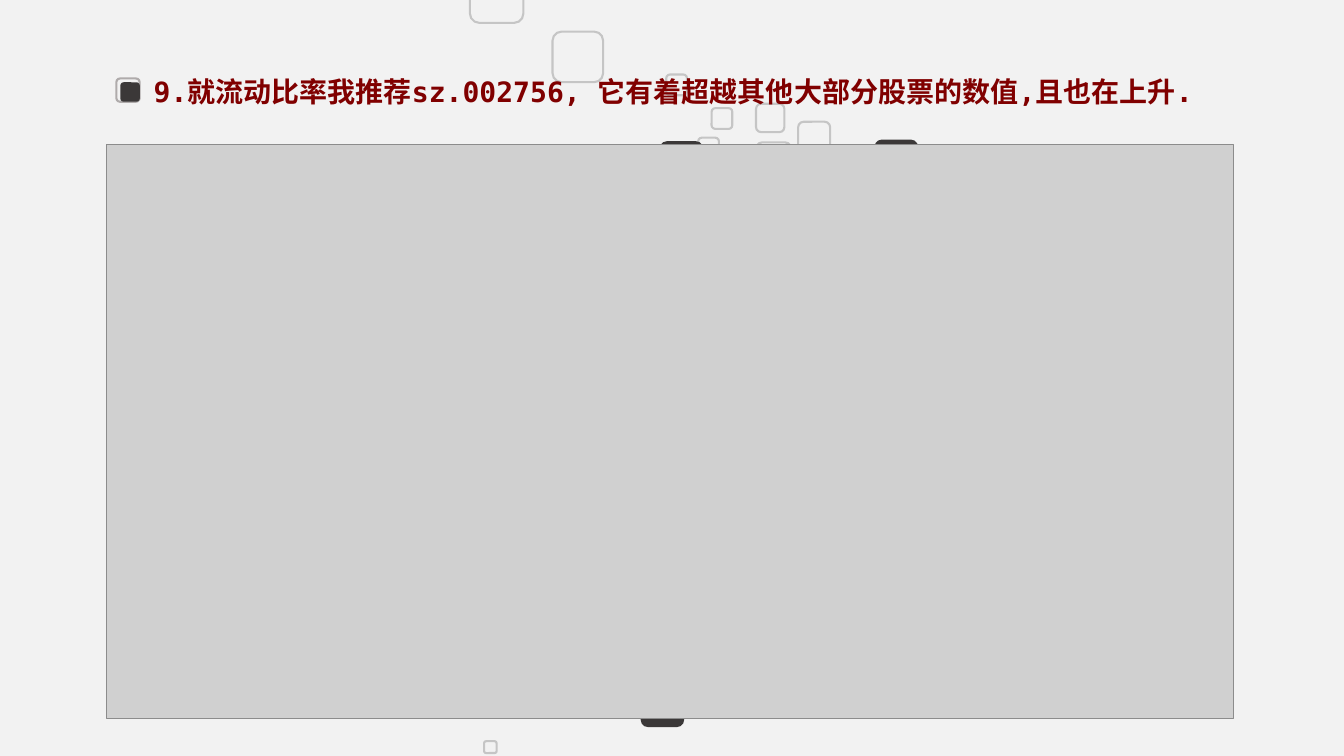
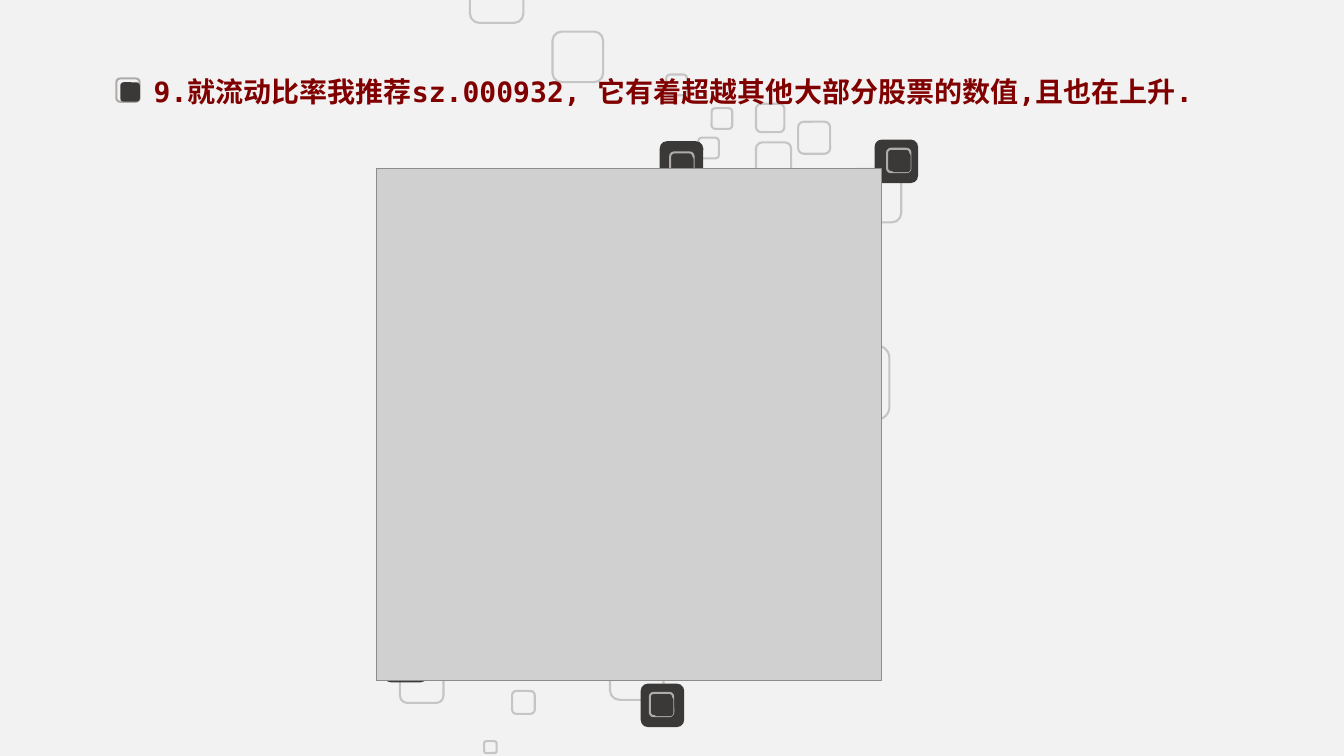
Before and after one commit to Astronecsys/Data_Analyst_FJNU, a slide deck: slide 17 of Presentations/Slice.pptx. Drawn at 1344x756 pixels with LibreOffice and Linux fonts; fonts in the diff are those of the drawing; grey boxes stand for pictures. Boxes give left, top, right and bottom in pixels: in the first picture for what was removed or moved away, otherwise in the second. Text is boxed around its words. In the diff, an @@ line names an element or a change of style, - is before the commit and + after.

```diff
--- a/Presentations/Slice.pptx
+++ b/Presentations/Slice.pptx
@@ background #F2F2F2 to #D6D6D6 @@
@@ text at [154, 74, 1193, 110]: text changed @@
-9.就流动比率我推荐sz.002756, 它有着超越其他大部分股票的数值,且也在上升.
+9.就流动比率我推荐sz.000932, 它有着超越其他大部分股票的数值,且也在上升.
@@ picture removed at [107, 144, 1234, 719] @@
@@ rounded rectangle added at [887, 149, 910, 172], outline #AFABAB 1.5 pt @@
@@ picture added at [376, 169, 882, 682] @@
@@ rounded rectangle added at [670, 152, 694, 175], outline #AFABAB 1.5 pt @@
@@ rounded rectangle added at [675, 156, 694, 175], fill #3B3838 @@
@@ rounded rectangle added at [848, 169, 901, 223], outline #C5C5C5 1.5 pt @@
@@ rounded rectangle added at [891, 152, 910, 171], fill #3B3838 @@
@@ rectangle added at [927, 189, 1183, 226], fill #D6D6D6 @@
@@ rounded rectangle added at [816, 346, 889, 419], outline #C5C5C5 1.5 pt @@
@@ rounded rectangle added at [384, 639, 427, 683], fill #3B3838 @@
@@ rounded rectangle added at [400, 659, 444, 703], outline #C5C5C5 1.5 pt @@
@@ rounded rectangle added at [610, 646, 663, 700], outline #C5C5C5 1.5 pt @@
@@ rounded rectangle added at [512, 692, 534, 715], outline #C5C5C5 1.5 pt @@
@@ rounded rectangle added at [650, 693, 674, 716], outline #AFABAB 1.5 pt @@
@@ rounded rectangle added at [654, 697, 674, 716], fill #3B3838 @@
```
Also in this commit, not shown: 48 other slides changed, 2 other files.
